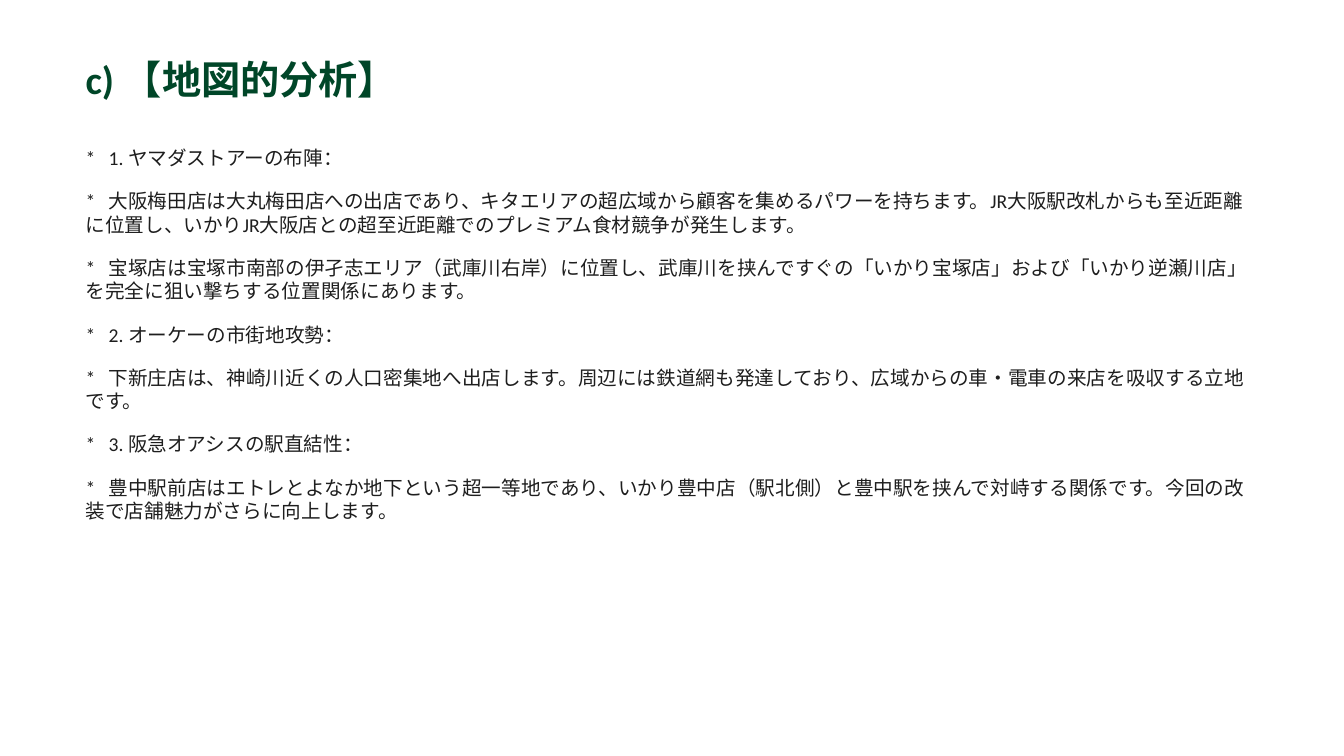
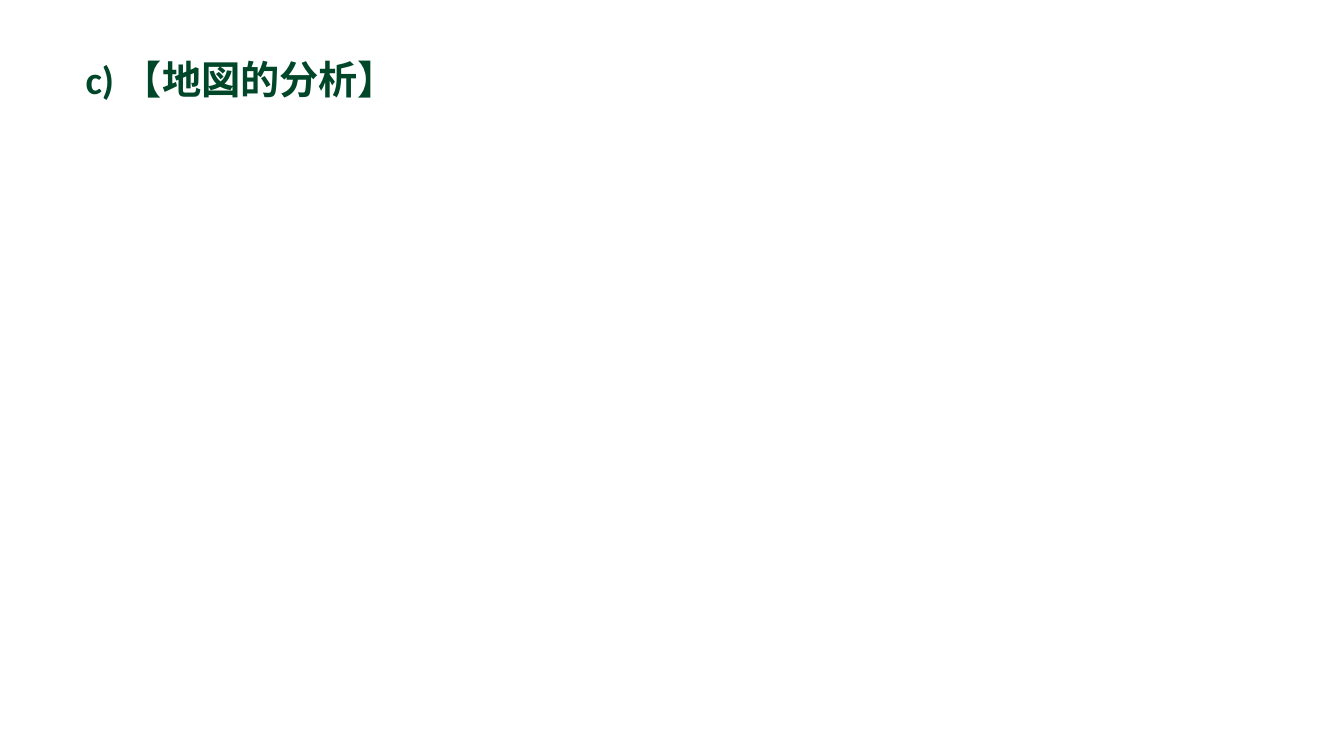
Before and after one commit to yutatbgt-bit/Competitive-research, a slide deck: slide 4 of report/2026_06_08_competitive_report.pptx. Drawn at 1344x756 pixels with LibreOffice and Linux fonts; fonts in the diff are those of the drawing. Boxes give left, top, right and bottom in pixels: in the first picture for what was removed or moved away, otherwise in the second. Text is boxed around its words. In the diff, an @@ line names an element or a change of style, - is before the commit and + after.

```diff
--- a/report/2026_06_08_competitive_report.pptx
+++ b/report/2026_06_08_competitive_report.pptx
@@ text removed at box(86, 148, 1247, 520) @@
-* 1. ヤマダストアーの布陣：
-* 大阪梅田店は大丸梅田店への出店であり、キタエリアの超広域から顧客を集めるパワーを持ちます。JR大阪駅改札からも至近距離に位置し、いかりJR大阪店との超至近距離でのプレミアム食材競争が発生します。
-* 宝塚店は宝塚市南部の伊孑志エリア（武庫川右岸）に位置し、武庫川を挟んですぐの「いかり宝塚店」および「いかり逆瀬川店」を完全に狙い撃ちする位置関係にあります。
-* 2. オーケーの市街地攻勢：
-* 下新庄店は、神崎川近くの人口密集地へ出店します。周辺には鉄道網も発達しており、広域からの車・電車の来店を吸収する立地です。
-* 3. 阪急オアシスの駅直結性：
-* 豊中駅前店はエトレとよなか地下という超一等地であり、いかり豊中店（駅北側）と豊中駅を挟んで対峙する関係です。今回の改装で店舗魅力がさらに向上します。
```
Also in this commit, not shown: 5 other files.
